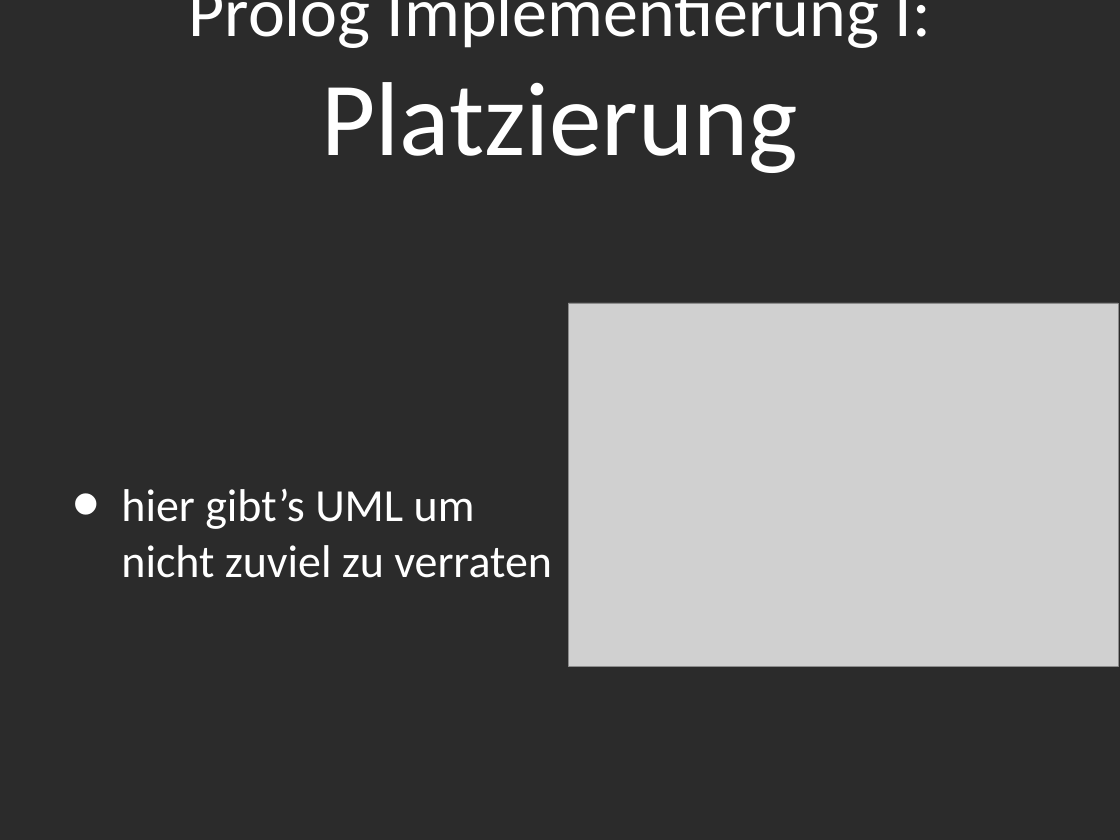
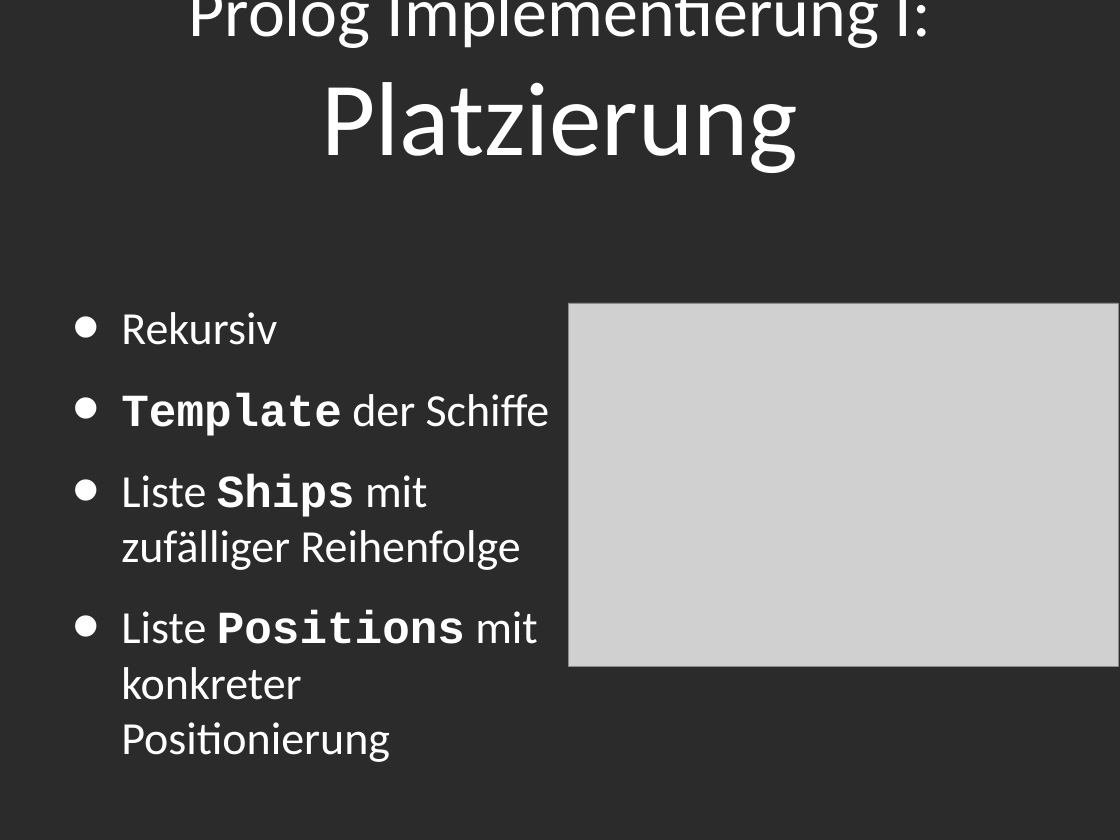
Before and after one commit to Tsopic/ai-battleship, a slide deck: slide 6 of Präsentation/Presentation_PPT.ppt. Drawn at 1120x840 pixels with LibreOffice and Linux fonts; fonts in the diff are those of the drawing; grey boxes stand for pictures; background and template pictures are left out; a plain dark background stands for a picture behind light text. Boxes give left, top, right and bottom in pixels: in the first picture for what was removed or moved away, otherwise in the second. Text is boxed around its words. In the diff, an @@ line names an element or a change of style, - is before the commit and + after.

Commit message:
"Meine" 2 Folien sind fertig. Dauern sicherlich so Umdie 5-6 Minuten. Noch nicht probiert.

```diff
--- a/Präsentation/Presentation_PPT.ppt
+++ b/Präsentation/Presentation_PPT.ppt
@@ text at [121, 312, 550, 762]: text changed @@
-• hier gibt’s UML um nicht zuviel zu verraten
+• Rekursiv
+• Template der Schiffe
+• Liste Ships mit zufälliger Reihenfolge
+• Liste Positions mit konkreter Positionierung
```
Also in this commit, not shown: 4 other slides changed, 2 other files.
